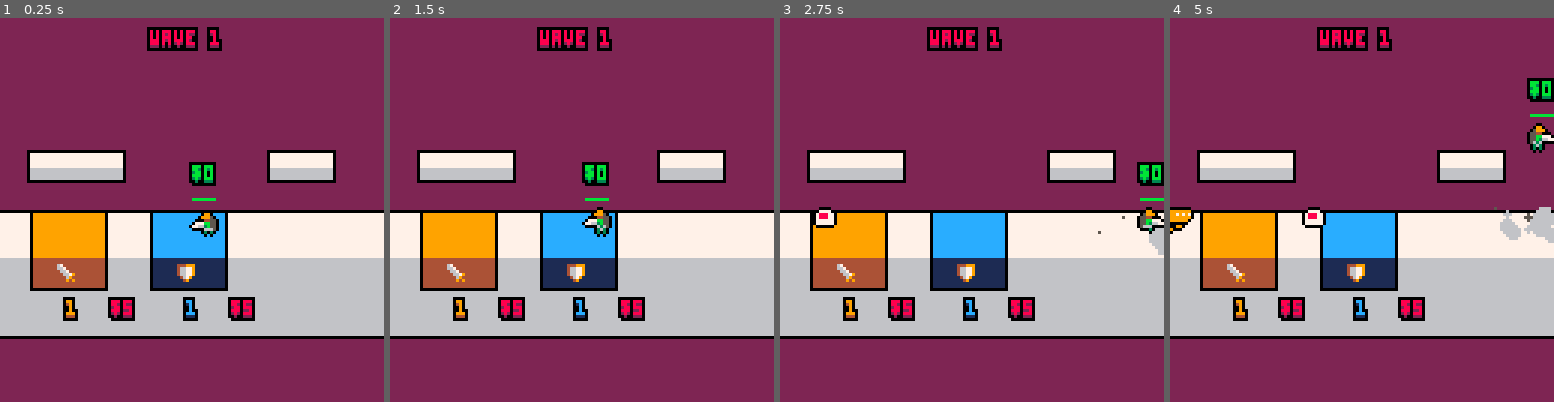
Above: before the commit, frames 1-4 (left to right).
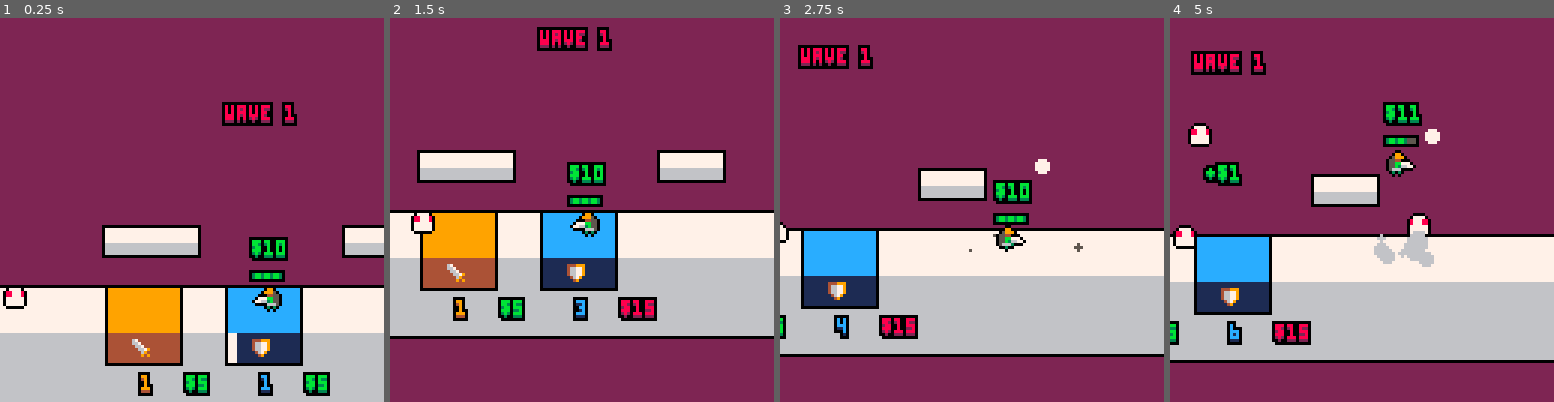
Above: after the commit, the same moments.

Repository: TThanushan/spirico
Game: PICO-8 cartridge spirico.p8
The game is run twice, just before and just after one commit, with the same random seed, the same clock (stepped at 60 frames per second) and the same inputs.
Inputs:
- Up to frame 1 (0.25 s): no input
- Up to frame 2 (1.5 s): tap X (X key) at 0.33, 1.07 s; tap O (Z key) at 0.7 s
- Up to frame 3 (2.75 s): hold Right 1.6-2.1 s; tap O (Z key) at 1.7, 2.1, 2.5 s; tap X (X key) at 1.85 s; hold Up 2.15-2.42 s; hold Right from 2.47 s (still down)
- Up to frame 4 (5 s): tap O (Z key) every 0.4 s from 2.9 to 4.9 s; tap X (X key) at 2.97, 4.08 s; release Right at 3.03 s; hold Left 3.08-3.58 s; hold Down 3.63-3.97 s; hold Right 4.02-4.68 s; hold Up from 4.73 s (still down)

The runs differ from the first frame. In frame 1, 55% of the frame differs, in the area x 0-100%, y 2-100%; in frame 2, 2.1%; in frame 3, 32%; in frame 4, 36%.

Commit message:
Done list :
- Health section indication (took me 55 min)
- Muzzle flash when shooting
- Add drawing layer (-1 = background, 0 = middleground, 1 front)

Diff:
--- a/spirico.p8
+++ b/spirico.p8
@@ -1,5 +1,5 @@
 pico-8 cartridge // http://www.pico-8.com
-version 16
+version 18
 __lua__
 
 -- spirico
@@ -7,11 +7,15 @@
 -- initially made for the minijam:
 
 local p_info = {x = 64, y = 64, tag = 'player', max_health = 3, move_speed = 2,
-sprites = {idle ={1, 2}, running = {17, 18, 18, 19, 20, 20}}, sounds = {running = 0}}
+money = 10, sprites = {idle ={1, 2}, running = {17, 18, 18, 19, 20, 20}},
+sounds = {running = 0}, weapon_info = {reload_time = 0, bullet_sprite = 49,
+    name = 'pistol', attack_speed = 0.5,
+move_speed = 400, damage = 1, backoff = 1, collision_backoff = 10}}
+
 local player
 local part = {}
 local g = 0.3
-local debugmode = false
+local debugmode = true
 local ground_y = 64
 local shkx, shky = 0, 0
 local main_camera
@@ -38,14 +42,14 @@
     properties={x={-30, 135, -30, 135},
     y={-30, -30, 64, 64}, wave_number=1, inprogress_timer=0, inprogress_time=1,
     between_spawn_timer=0, between_spawn_time=5, enemy_count=0,
-    enemy_number_to_spawn=5, alivee=0, enemy_limit = 20}}
+    enemy_number_to_spawn=10, alivee=0, enemy_limit = 20}}
 
 local enemies_shape = {
-    {damage = 1, health = 2, move_speed = 20,
+    {tag = 'enemy_zombie', damage = 1, health = 2, move_speed = 30,
         sprites = {running = {64, 65, 66, 67}}, flying = false},
-    {damage = 1, health = 3, move_speed = 10,
+    {tag = 'enemy_tea_cup', damage = 1, health = 3, move_speed = 20,
         sprites = {running = {80, 81, 82, 83}}, flying = false},
-    {damage = 1, health = 2, move_speed = 15,
+    {tag = 'enemy_ghost', damage = 1, health = 2, move_speed = 25,
         sprites = {running = {96, 97, 98, 99}}, flying = true}
 }
 
@@ -83,15 +86,17 @@
         -- if btnp(5) then spawner.wave_number += 1 end
         if btnp(5) then platform_button1.level += 1 end
         -- if (btn(5)) shake_v(1)
-        -- print('time:'..flr(get_time()/2),main_camera.x-64, main_camera.y-64, 8, 2)
+        -- print('time:'..flr(time()/2),main_camera.x-64, main_camera.y-64, 8, 2)
         -- print('e:'..spawner.alivee,main_camera.x-30, 30 +main_camera.y, 8, 2)
 
         -- print('mem_use:'..stat(0),main_camera.x+ 0, 30+main_camera.y, 8, 2)
         print('obj:'..#gameobjects, main_camera.x-20, main_camera.y+69, 10)
         print('cpu:'..stat(1),main_camera.x-20, main_camera.y+75, 12)
         print('fps:'..stat(7),main_camera.x-20, 81+main_camera.y, 11, 3)
-        print('player x :'..flr(player.x)..' y '..flr(player.y), main_camera.x+10, 81+main_camera.y, 11, 3)
+        -- print('player x :'..flr(player.x)..' y '..flr(player.y), main_camera.x+10, 81+main_camera.y, 11, 3)
         print('particles:'..#part,main_camera.x-20, 87+main_camera.y, 8, 2)
+        print(time(),main_camera.x+40, 87+main_camera.y, 8, 2)
+
 
         -- print("ecount "..spawner.enemy_count,  50, 30,8, 2)
         -- print('particles:'..#part,main_camera.x+ 0, 93+main_camera.y, 8, 2)
@@ -109,18 +114,18 @@
     do_camera_shake()
     update_part()
     whiteframe_update()
-
+    camera_follow()
     spawn_random_enemies()
 end
 
 function draw_game()
 
     cls((spawner.wave_number%15)+1)
-    -- cls(((get_time()/2%15))+1)
+    -- cls(((time()/2%15))+1)
 
     draw_map()
+    draw_all_gameobject()
     draw_part()
-    draw_all_gameobject()
     draw_interface()
     -- print(main_camera.get_tag())
 end
@@ -133,16 +138,24 @@
 
 function draw_all_gameobject()
     for obj in all(gameobjects) do
-        obj:draw()
+        if (obj.draw_layer == -1) obj:draw()
+    end
+
+    for obj in all(gameobjects) do
+        if (obj.draw_layer == 0) obj:draw()
     end
 
     player:draw()
-end
-
-
-function get_time()
-    return time()/2
-end
+
+    for obj in all(gameobjects) do
+        if (obj.draw_layer == 1) obj:draw()
+    end
+
+
+end
+
+
+
 
 
 
@@ -206,11 +219,11 @@
 end
 
 function draw_next_wave_rect_timer()
-    if get_time() -spawner.between_spawn_timer < 0 then
+    if time() -spawner.between_spawn_timer < 0 then
 
         local height, width = 1, 10
         local x, y = 55, 13
-        local pourcentage_fill = ((get_time()-spawner.between_spawn_timer)+spawner.between_spawn_time)/spawner.between_spawn_time
+        local pourcentage_fill = ((time()-spawner.between_spawn_timer)+spawner.between_spawn_time)/spawner.between_spawn_time
 
         draw_filled_rect(x, y, width, height, pourcentage_fill, colors.green, colors.black)
         -- function draw_filled_rect(x0,y0,x1,y1, pc, back_col, font_col, bordercol)
@@ -227,7 +240,7 @@
 -- ##spawner
 function spawn_random_enemies()
     -- is the between timer over
-    if spawner.between_spawn_timer < get_time() then
+    if spawner.between_spawn_timer < time() then
 
         -- choose a random spawn position
 
@@ -239,7 +252,7 @@
         -- haven't reached the number of enemies to spawn this wave
         if spawner.enemy_count < spawner.enemy_number_to_spawn then
 
-            if spawner.inprogress_timer < get_time() then
+            if spawner.inprogress_timer < time() then
 
                     local enemy = make_enemy(spawner.x[rand_index_pos], spawner.y[rand_index_pos], shape.damage,
                      shape.health, shape.move_speed, shape.sprites, shape.flying)
@@ -248,13 +261,14 @@
                     if not enemy.flying then
                         enemy.y = 64
                     end
-                    spawner.inprogress_timer = spawner.inprogress_time + get_time()
+                    spawner.inprogress_timer = spawner.inprogress_time + time()
 
                     spawner.alivee += 1
                     spawner.enemy_count += 1;
             end
         elseif spawner.alivee <= 0 then
-            spawner.between_spawn_timer = spawner.between_spawn_time + get_time()
+            sfx(18)
+            spawner.between_spawn_timer = spawner.between_spawn_time + time()
             spawner.enemy_count = 0
             spawner.wave_number += 1
         end
@@ -277,8 +291,14 @@
         dx=0,
         dy=1,
         level = 1,
-        weapong_info = {reload_time = 0, bullet_sprite = 49, name = 'pistol', attack_speed = 0.5,
-            move_speed = 400, damage = 1, backoff = 1, collision_backoff = 10},
+        weapon_info = {reload_time = p_info.weapon_info.reload_time,
+            bullet_sprite = p_info.weapon_info.bullet_sprite,
+            name = p_info.weapon_info.name,
+            attack_speed = p_info.weapon_info.attack_speed,
+            move_speed = p_info.weapon_info.move_speed,
+            damage = p_info.weapon_info.damage,
+            backoff = p_info.weapon_info.backoff,
+            collision_backoff = p_info.weapon_info.collision_backoff},
         state = 'idle',
         sfx_playing = false,
         look_to_left = true,
@@ -287,7 +307,7 @@
         sounds = p_info.sounds,
         sprites = p_info.sprites,
         experience=0,
-        money=0,
+        money=p_info.money,
         move_speed = p_info.move_speed,
         move = function(self)
             if btn(0) then
@@ -296,7 +316,7 @@
                 if not btn(4) then
                     self.look_to_left = true
                 end
-                self:walk_particle()
+                -- self:walk_particle()
             end
             if btn(1) then
                 self.x += self.move_speed
@@ -304,7 +324,7 @@
                 if not btn(4) then
                     self.look_to_left = false
                 end
-                self:walk_particle()
+                -- self:walk_particle()
             end
             -- need to be falling to jump
             if btn(2) and self.grounded and self.dy >= 0 then
@@ -319,21 +339,25 @@
             end
         end,
         shoot = function(self, _x, _y)
-            if self.weapong_info.reload_time < get_time() then
-                sfx(9)
-                self.weapong_info.reload_time = get_time()+self.weapong_info.attack_speed
+            if self.weapon_info.reload_time < time() then
+                local looking_direction = 1
+                if (self.look_to_left) looking_direction = -1
+                make_muzzle_flash(self.x+6*looking_direction, self.y+4, 6)
+                sfx(1)
+                sfx(15 + flr(rnd(3)))
+                self.weapon_info.reload_time = time()+self.weapon_info.attack_speed
                 local direction = 1
                 if self.look_to_left then direction = -1 end
-                self.x += self.weapong_info.backoff * -direction
+                self.x += self.weapon_info.backoff * -direction
 
                 local bullet = make_bullet(
                     self.x,
                     self.y,
                     {x=_x*direction, y=_y},
-                    self.weapong_info.damage,
-                    self.weapong_info.collision_backoff,
-                    self.weapong_info.move_speed,
-                    self.weapong_info.bullet_sprite,
+                    self.weapon_info.damage,
+                    self.weapon_info.collision_backoff,
+                    self.weapon_info.move_speed,
+                    self.weapon_info.bullet_sprite,
                     'bullet')
 
             end
@@ -341,27 +365,27 @@
         end,
         update_sprite = function(self)
             local table = self.sprites.idle
-            local speed = 2
+            local speed = 8
 
             if self.state == 'running' then
                 table = self.sprites.running
-                speed = self.move_speed*6
-            end
-
-            local n = flr(get_time()*speed%#table)+1
+                speed = self.move_speed*12
+            end
+
+            local n = flr(time()*speed%#table)+1
             self.c_sprite = table[n]
         end,
         draw_money = function(self)
-            spe_print('$'..self.money, self.x, self.y-15, colors.green, colors.dark_green)
+            spe_print('$'..self.money, self.x-5, self.y-15, colors.green, colors.dark_green)
         end,
         draw_sprite = function(self)
-            outline_spr(self.c_sprite, self.x+shkx, self.y+shky, self.look_to_left)
-            spr(self.c_sprite, self.x+shkx, self.y+shky, 1, 1, self.look_to_left)
+            outline_spr(self.c_sprite, self.x+shkx-4, self.y+shky, self.look_to_left)
+            spr(self.c_sprite, self.x+shkx-4, self.y+shky, 1, 1, self.look_to_left)
         end,
         player_sounds = function (self)
-            if self.state == 'running' and self.grounded and self.timer.walk_sfx_timer < get_time() then
+            if self.state == 'running' and self.grounded and self.timer.walk_sfx_timer < time() then
                 sfx(3)
-                self.timer.walk_sfx_timer = get_time() + 0.25
+                self.timer.walk_sfx_timer = time() + self.move_speed/12
             end
         end,
         take_damage = function (self, damage)
@@ -427,7 +451,20 @@
         end,
         draw_health_rect = function (self)
             local percentage = self.current_health/self.max_health
-            draw_filled_rect(self.x, self.y-4, 7, 1, percentage, colors.green, colors.black)
+            local width, height = self.max_health*3, 2
+            local bar_x, bar_y = self.x - self.max_health-2, self.y-4
+
+            rect(bar_x-1, bar_y-1, bar_x + width + 1, bar_y + height,
+                colors.black)
+            draw_filled_rect(bar_x, bar_y, width, height, percentage,
+                colors.green, colors.dark_gray)
+
+            for i=0, self.current_health do
+                pset(bar_x+i*3, bar_y, colors.dark_green)
+                pset(bar_x+i*3, bar_y+1, colors.dark_green)
+                -- print(bar_x+width/i, 50, 50+i*10)
+            end
+            -- stop()
         end,
         update = function (self)
             self:player_sounds()
@@ -444,6 +481,36 @@
     })
 end
 
+function camera_follow()
+    local _player= player
+
+    local cam = main_camera
+    local dist = distance(_player, cam)
+    dist /= dist
+    local shx, shy= 0, 0
+
+
+        move_toward(cam, _player, 40)
+    camera(cam.x-64 ,cam.y-64)
+end
+
+function make_muzzle_flash(x, y, radius, muzzle_color, duration)
+    muzzle_color = muzzle_color or colors.white
+    duration = duration or 0.05
+    make_gameobject(x, y, 'muzzle_flash', {
+        radius = radius,
+        draw_layer = 1,
+        muzzle_color = muzzle_color,
+        death_time = time()+duration,
+        update = function(self)
+            if (self.death_time < time()) self:disable()
+        end,
+        draw = function(self)
+            circfill(self.x, self.y, self.radius, self.muzzle_color)
+        end
+        })
+end
+
 function is_player_in_this_area(x0, y0, x1, y1)
     local px, py = player.x, player.y
     return px >= x0 and px <= x1 and py >= y0 and py <= y1
@@ -453,6 +520,8 @@
     return btnp(0) or btnp(1) or btnp(2) or btnp(3) or btnp(4) or btnp(5)
 end
 
+
+-- ##init
 function init_all_gameobject()
     make_player()
     main_camera = make_gameobject(32, 32, 'camera', {newposition = {x=0, y=0}})
@@ -476,15 +545,15 @@
 
     platform_button1 = make_platform_button(10, ground_bridge.y0,
         "platform_button_attack", 25, ground_bridge.width, colors.orange,
-        colors.brown, 7, {5, 10, 15}, function()
-        player.weapong_info.damage += 0.25
-        player.weapong_info.attack_speed /= 1.15 end)
+        colors.brown, 7, {5, 10, 15}, '+attack', function()
+        player.weapon_info.damage += 0.25
+        player.weapon_info.attack_speed /= 1.15 end)
     -- make_platform_button(x, y, tag, width, height, col, costs, upgrade)
 
 
     platform_button1 = make_platform_button(50, ground_bridge.y0,
         "platform_button_defense", 25, ground_bridge.width, colors.blue,
-        colors.dark_blue, 8, {5, 10, 15}, function()
+        colors.dark_blue, 8, {5, 10, 15}, '+defense', function()
         player.max_health += 1
         player.current_health = player.max_health
         end)
@@ -493,12 +562,13 @@
 
 -- ##platform_button
 function make_platform_button(x, y, tag, width, height, light_color, dark_color,
-    sprite, costs, upgrade)
+    sprite, costs, shown_message, upgrade)
 
     local platform_button = make_gameobject(x, y, tag, {
         width = width,
         height = height,
         costs = costs,
+        shown_message = shown_message,
         upgrade = upgrade,
         level = 1,
         light_color = light_color,
@@ -579,9 +649,9 @@
             player.money -= self:get_cost()
             self.level += 1
             sfx(8)
-            sfx(6)
-            show_message('+attack', player.x-10, player.y, colors.red,
-                colors.dark_purple, 1, 2, 'level up text', true, true)
+            sfx(19)
+            show_message(self.shown_message, player.x-10, player.y, self.light_color,
+                self.dark_color, 1, 2, 'level up text', true, true)
 
             self.upgrade()
         end,
@@ -633,7 +703,7 @@
             end
         end,
         blink_color=function(self)
-            if(time()*self.speed%4 >= 2) then
+            if(time()*12*self.speed%4 >= 2) then
                 return true
             else
                 return false
@@ -704,18 +774,18 @@
         move_speed = move_speed,
         c_sprite = 0,
         sprites = sprites,
-        attack_info = {range = 3, attack_speed = 2, reload_time=0},
+        attack_info = {range = 3, attack_speed = 1, reload_time=0},
         target = player,
 
         enemy_collision_check = function (self)
             if distance(self, self.target) < self.attack_info.range then
                 self:attack()
             end
-        end,
-
+        end
+,
         attack = function (self)
-            if self.attack_info.reload_time < get_time() then
-                self.attack_info.reload_time = get_time()+self.attack_info.attack_speed
+            if self.attack_info.reload_time < time() then
+                self.attack_info.reload_time = time()+self.attack_info.attack_speed
                 self.target:take_damage(self.damage)
             end
         end,
@@ -744,6 +814,10 @@
             self:give_money()
             dust_part(self.x+4, self.y+10, 3,{6, 5})
             spawner.alivee -= 1
+
+
+            sfx(12 + flr(rnd(3)))
+
             self:disable()
         end,
         check_if_alive = function(self)
@@ -757,9 +831,8 @@
 
             table = self.sprites.running
             speed = self.move_speed*5
-            print(speed..self.tag)
-
-            local n = flr(get_time()/10*speed%#table)+1
+
+            local n = flr(time()/10*speed%#table)+1
             self.c_sprite = table[n]
         end,
         draw_sprite = function(self)
@@ -840,12 +913,12 @@
     damage=damage,
     move_speed=move_speed,
     sprite=sprite,
-    range = 5,
+    range = 10,
     backoff = backoff,
     direction=direction,
     out_of_screen = function (self)
         if (self.x < -2 or self.x > 128) or (self.y < 0 or self.y > 120) then
-            sfx(4)
+            -- sfx(4)
             self:destroy()
         end
     end,
@@ -860,7 +933,7 @@
     enemy_collision_check = function (self)
         local enemy = closest_obj(self, 'enemy')
         if enemy != nil and distance(self, enemy) < self.range then
-            sfx(1)
+            -- sfx(1)
             enemy:take_damage(self.damage)
             -- enemy backoff
             move_toward(enemy, {x=self.x, y=enemy.y}, -self.backoff)
@@ -938,9 +1011,12 @@
     shky+=power*sin(shka)
 end
 
-function make_gameobject(x, y, tag, properties)
+-- ##make_gameobject
+function make_gameobject(x, y, tag, properties, draw_layer)
 
     local obj = {x = x, y = y, tag = tag, active = true,
+        -- -1 = background, 0 = middleground, 1 front
+        draw_layer = draw_layer or 0,
         get_tag = function(self)
             return self.tag
         end,
Not shown, changed: the sound effects (__sfx__) section of spirico.p8
